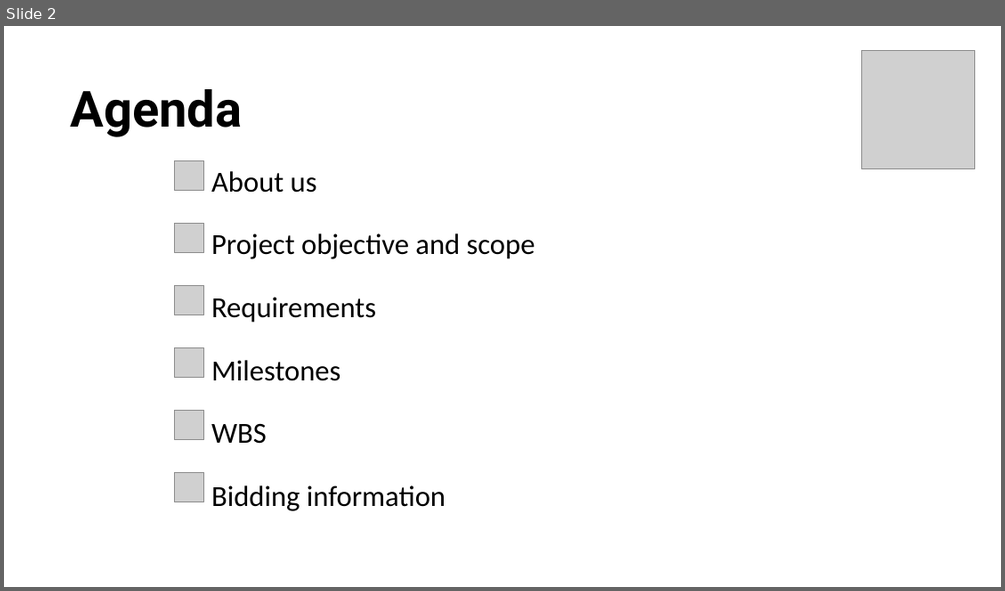
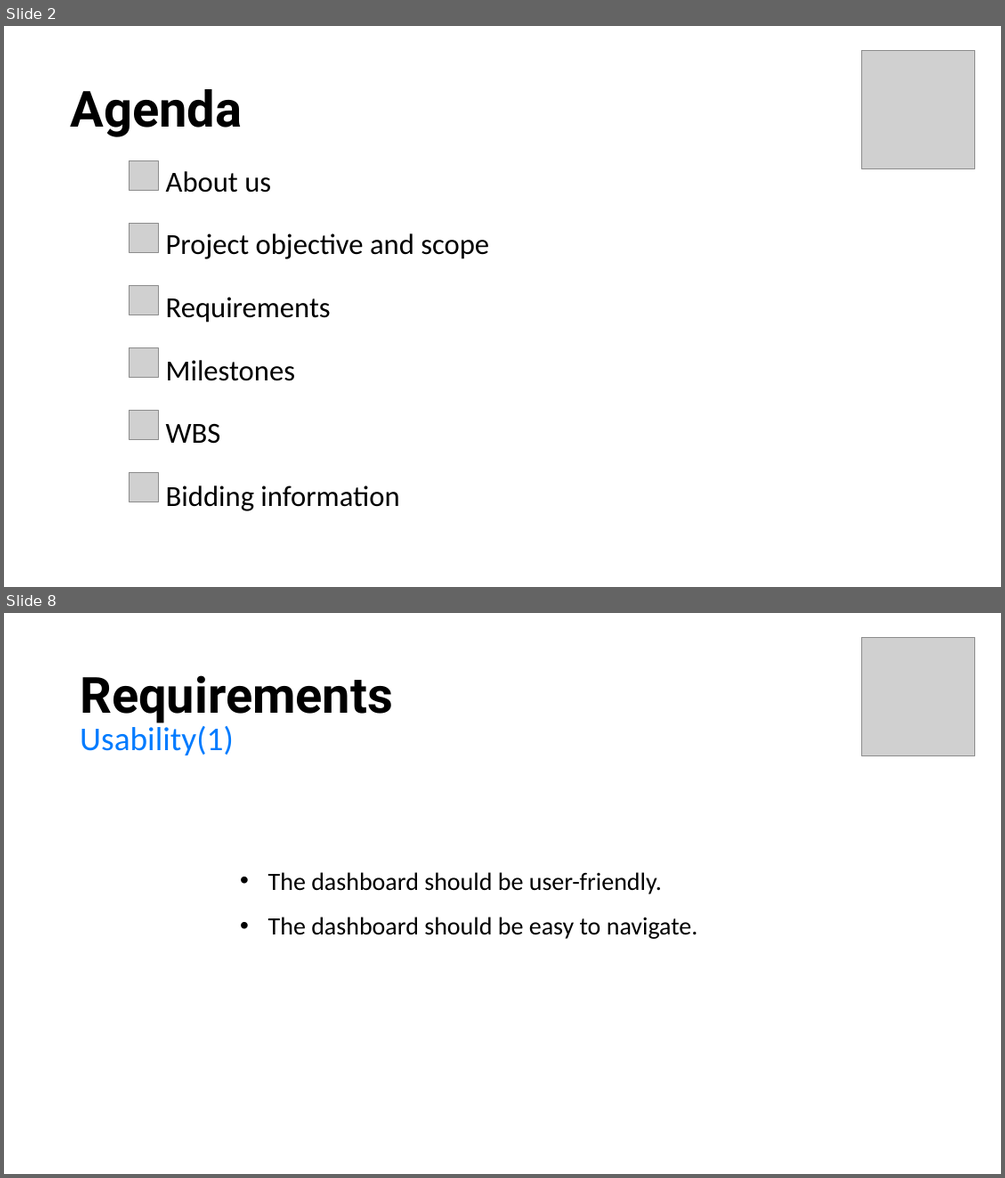
Before and after one commit to seraogianluca/IR2, a slide deck: PM/RFP Presentation.pptx. Shown one above the other, each under a label of ours: slide 2 before the commit, slides 2 and 8 after it; the slides between them are not shown. The pictures are 1005x591 and 1005x1178 pixels, drawn with LibreOffice and Linux fonts; fonts in the diff are those of the drawing; grey boxes stand for pictures. Boxes give left, top, right and bottom in pixels: in the first picture for what was removed or moved away, otherwise in the second. Text is boxed around its words. In the diff, an @@ line names an element or a change of style, - is before the commit and + after.

```diff
--- a/PM/RFP Presentation.pptx
+++ b/PM/RFP Presentation.pptx
@@ slide 8 added at (4,613,1001,1174), background #FFFFFF @@
@@ picture added at (862,637,975,755) @@
@@ title added at (80,675,393,723), 48 pt, text #000000, bold @@
+Requirements
@@ text added at (80,722,234,755), 32 pt, text #007BFF @@
+Usability(1)
@@ text added at (268,872,698,939), 24 pt, text #000000 @@
+    • The dashboard should be user-friendly.
+    • The dashboard should be easy to navigate.
@@ slide 2 changed as well @@
@@ 6 pictures, 1 subtitle: place and size @@
-6 pictures, 1 subtitle at (175,160,535,511)
+6 pictures, 1 subtitle at (129,160,489,511)
```
Also in this commit, not shown: 2 other slides changed, 14 other slides added, 6 other files.
